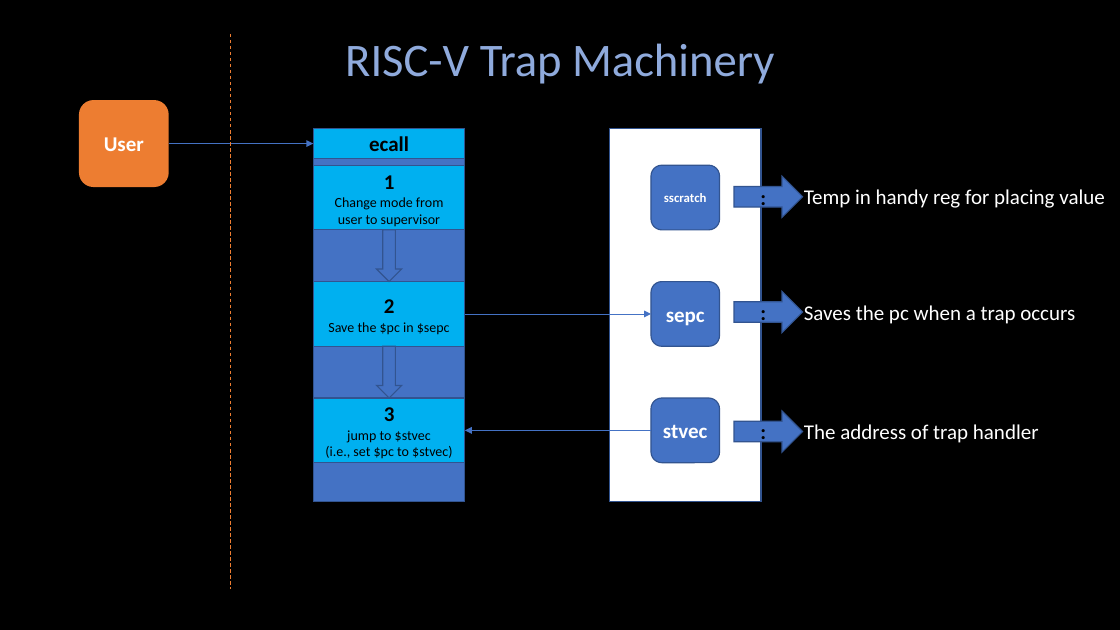
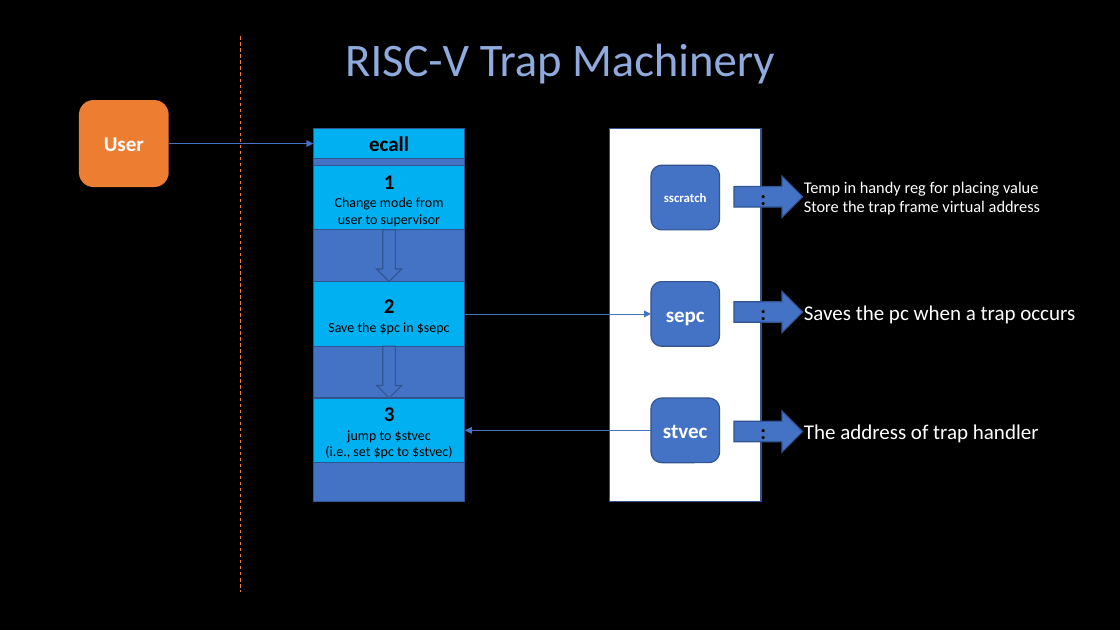
Before and after one commit to Angold-4/os, a slide deck: slide 4 of docs/figures/os1.pptx. Drawn at 1120x630 pixels with LibreOffice and Linux fonts; fonts in the diff are those of the drawing. Boxes give left, top, right and bottom in pixels: in the first picture for what was removed or moved away, otherwise in the second. Text is boxed around its words. In the diff, an @@ line names an element or a change of style, - is before the commit and + after.

```diff
--- a/docs/figures/os1.pptx
+++ b/docs/figures/os1.pptx
@@ line moved from (231, 34) - (231, 589) to (240, 36) - (240, 592) @@
@@ text "Temp in handy reg for ..." moved from (x1=804, y1=189, x2=1105, y2=208) to (x1=804, y1=181, x2=1040, y2=215) @@
@@ text at (x1=804, y1=200, x2=1040, y2=215): paragraph added @@
+Store the trap frame virtual address
@@ text at (x1=804, y1=181, x2=1038, y2=196): size 18 to 14 pt in "Temp in handy reg for placing value" @@
```
Also in this commit, not shown: 1 slide added, 1 slide removed, 2 other files.
